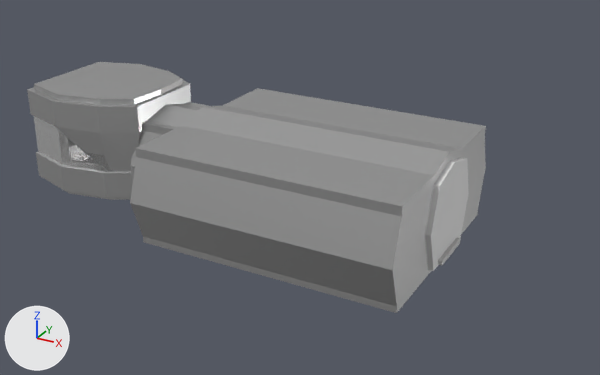
One commit to the Blender file Assets/Models/Ship.blend: the scene before it, then after it.
Before and after are seen from a 50 mm camera at (23.7, -26.7, 14.5) aimed at (9.0, 0.1, 1.0). Arrows for +X, +Y and +Z are at lower left; the lights stay in place.
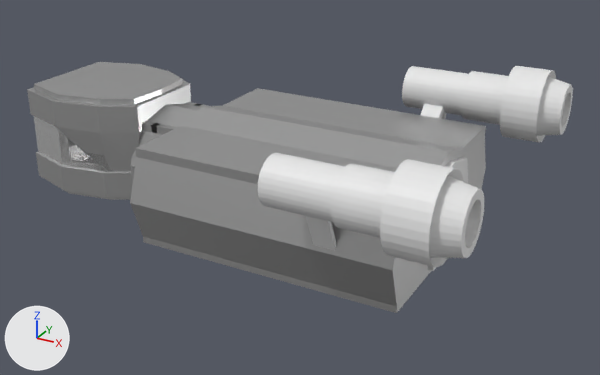
Where the change shows, as pixel boxes [x1, y1, x2, y2] in the pictures (600 x 375 px):
'Cylinder', added
    after: [258, 66, 573, 267]
'Cube.010', unchanged, covered by the edit
    before: [425, 158, 469, 271]
    after: [428, 158, 468, 271]

Diff of the bpy script that builds the scene:
```diff
--- a/Assets/Models/Ship.blend.py
+++ b/Assets/Models/Ship.blend.py
@@ me_cylinder @@
+me_cylinder.from_pydata(...)  # 394 vertices, 364 faces; spans x 11.23..17.83, y 4.11..7.28, z 1.49..5.54
@@ ob_cylinder @@
+ob_cylinder = bpy.data.objects.new('Cylinder', me_cylinder)
+ob_cylinder.location = (0.0, 0.0, 0.0)
+_m = ob_cylinder.modifiers.new('Mirror', 'MIRROR')
+_m.use_axis = (False, True, False)
```
